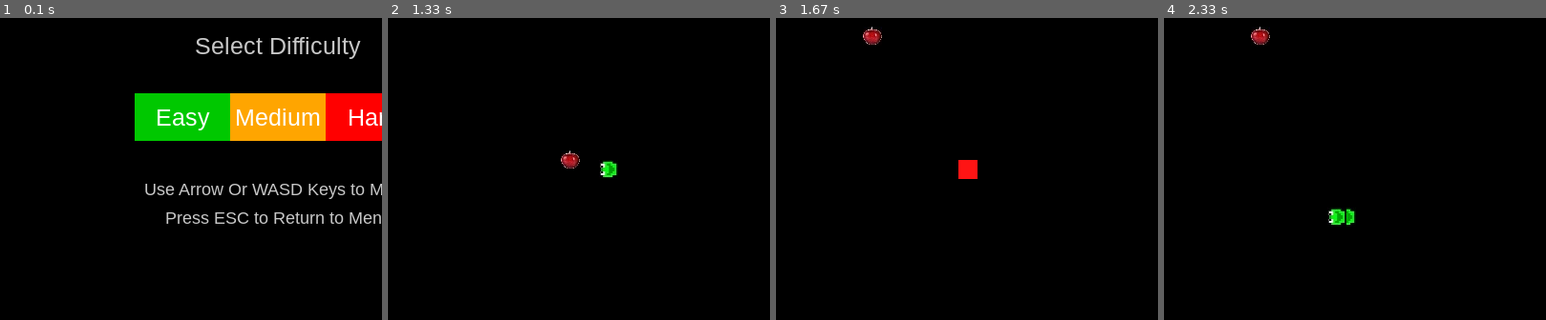
Above: before the commit, frames 1-4 (left to right).
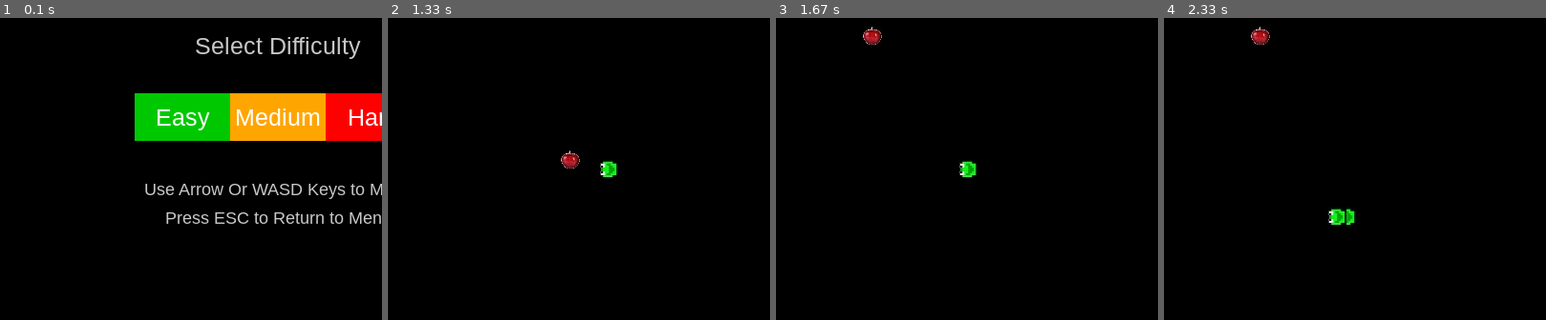
Above: after the commit, the same moments.

Repository: Matin-python/Snake-Game-Pygame
Game: pygame game, started from snake.py
Same seed, same stepped clock (60 frames per second), same inputs: the game is played once before the commit and once after it.
Inputs (mouse positions are % of the whole screen's width and height, from its top left):
- Up to frame 1 (0.1 s): no input
- Up to frame 2 (1.33 s): click "Easy" at 0.38 s; hold W 0.67-1.2 s; hold Left 0.67-1.2 s; move the mouse to (63, 22) at 0.7 s
- Up to frame 3 (1.67 s): no input
- Up to frame 4 (2.33 s): hold Down 1.8-2.27 s; hold A from 2.3 s (still down)
The pictures show only the part of the screen within x 14-64%, y 26-76%; the shares and areas given below are measured in that part.

Frames 1-2 are identical in both runs. In frame 3, 0.3% of the frame differs, in the area x 47-53%, y 47-54%; in frame 4, nothing differs.

Commit message:
Update snake.py

Diff:
--- a/snake.py
+++ b/snake.py
@@ -1,3 +1,12 @@
+"""
+Snake Game
+
+Author: Mohammad Reza Bakhshandeh
+Year: 2026
+
+A classic Snake game built with Python and Pygame.
+"""
+
 import pygame
 import random
 import os
@@ -28,9 +37,11 @@
 GRAY = (200, 200, 200)
 
 SCREEN_WIDTH = 800
-SCREEN_HIGHT = 640
-
-SCREEN = pygame.display.set_mode((SCREEN_WIDTH,SCREEN_HIGHT))
+SCREEN_HEIGHT = 640
+
+GRID_SIZE = 10
+
+SCREEN = pygame.display.set_mode((SCREEN_WIDTH,SCREEN_HEIGHT))
 clock = pygame.time.Clock()
 
 # difficulty levels
@@ -47,6 +58,7 @@
 }
 
 class Snake:
+    """Represents the player-controlled snake."""
     def __init__(self):
         self.size = 20
 
@@ -58,29 +70,30 @@
         self.snake_difficulty = 'easy'
 
         self.loc_x = SCREEN_WIDTH // 2
-        self.loc_y = SCREEN_HIGHT // 2
+        self.loc_y = SCREEN_HEIGHT // 2
 
         self.x_change = 0
         self.y_change = 0
 
-    def update(self, userInput):
-        if userInput[pygame.K_w] or userInput[pygame.K_UP]:
-            self.y_change = -10
+    def update(self, user_input):
+        """Update the snake's position based on keyboard input."""
+        if user_input[pygame.K_w] or user_input[pygame.K_UP]:
+            self.y_change = -GRID_SIZE
             self.x_change = 0
             self.snake_direction = DIRECTIONS["UP"]
 
-        if userInput[pygame.K_a] or userInput[pygame.K_LEFT]:
-            self.x_change = -10
+        if user_input[pygame.K_a] or user_input[pygame.K_LEFT]:
+            self.x_change = -GRID_SIZE
             self.y_change = 0
             self.snake_direction = DIRECTIONS["LEFT"]
 
-        if userInput[pygame.K_s] or userInput[pygame.K_DOWN]:
-            self.y_change = 10
+        if user_input[pygame.K_s] or user_input[pygame.K_DOWN]:
+            self.y_change = GRID_SIZE
             self.x_change = 0
             self.snake_direction = DIRECTIONS["DOWN"]
 
-        if userInput[pygame.K_d] or userInput[pygame.K_RIGHT]:
-            self.x_change = 10
+        if user_input[pygame.K_d] or user_input[pygame.K_RIGHT]:
+            self.x_change = GRID_SIZE
             self.y_change = 0
             self.snake_direction = DIRECTIONS["RIGHT"]
 
@@ -93,11 +106,11 @@
         if len(self.snake_loc) > self.snake_len:
             del self.snake_loc[0]
 
-    def eat(self, SCREEN, food):
+    def eat(self, food):
+        """Increase the snake length and score when food is collected."""
         snake_rect = pygame.Rect(self.snake_loc[-1][0], self.snake_loc[-1][1], self.size , self.size)
         rand_food = pygame.Rect(food.loc_x, food.loc_y, food.size, food.size)
         if snake_rect.colliderect(rand_food):
-            pygame.draw.rect(SCREEN, (255,20,20), snake_rect)
             food.update()
             self.snake_len += 1
             self.snake_score += 1
@@ -107,9 +120,9 @@
         draw_text("Score= " + str(self.snake_score), font, RED, 70, 20)
         draw_text("Difficulty= " + str(self.snake_difficulty), font, RED, SCREEN_WIDTH-100, 20)
         pygame.draw.line(SCREEN, RED, (0,40), (SCREEN_WIDTH,40), 5)
-        pygame.draw.line(SCREEN, RED, (0,40), (0, SCREEN_HIGHT), 5)
-        pygame.draw.line(SCREEN, RED, (SCREEN_WIDTH-2,40), (SCREEN_WIDTH-2,SCREEN_HIGHT), 5)
-        pygame.draw.line(SCREEN, RED, (0, SCREEN_HIGHT-2), (SCREEN_WIDTH,SCREEN_HIGHT-2), 5)
+        pygame.draw.line(SCREEN, RED, (0,40), (0, SCREEN_HEIGHT), 5)
+        pygame.draw.line(SCREEN, RED, (SCREEN_WIDTH-2,40), (SCREEN_WIDTH-2,SCREEN_HEIGHT), 5)
+        pygame.draw.line(SCREEN, RED, (0, SCREEN_HEIGHT-2), (SCREEN_WIDTH,SCREEN_HEIGHT-2), 5)
         for x,y in (self.snake_loc):
 
             main_rect = pygame.Rect(x, y, self.size , self.size)
@@ -119,19 +132,19 @@
     def die(self):
         global game_over
         if self.snake_loc[-1][0] >= SCREEN_WIDTH-23 or self.snake_loc[-1][0] <= 2 \
-        or self.snake_loc[-1][1] >= SCREEN_HIGHT-23 or self.snake_loc[-1][1] <= 48:
+        or self.snake_loc[-1][1] >= SCREEN_HEIGHT-23 or self.snake_loc[-1][1] <= 48:
             game_over = True
 
 
 class Food:
     def __init__(self):
         self.size = 20
-        self.loc_x = random.randrange(40, SCREEN_WIDTH-40, 10)
-        self.loc_y = random.randrange(50, SCREEN_HIGHT-40, 10)
+        self.loc_x = random.randrange(40, SCREEN_WIDTH-40, GRID_SIZE)
+        self.loc_y = random.randrange(50, SCREEN_HEIGHT-40, GRID_SIZE)
 
     def update(self):
-        self.loc_x = random.randrange(40, SCREEN_WIDTH-40, 10)
-        self.loc_y = random.randrange(50, SCREEN_HIGHT-40, 10)
+        self.loc_x = random.randrange(40, SCREEN_WIDTH-40, GRID_SIZE)
+        self.loc_y = random.randrange(50, SCREEN_HEIGHT-40, GRID_SIZE)
 
     def draw(self, SCREEN):
         SCREEN.blit(FOOD, (self.loc_x, self.loc_y))
@@ -142,7 +155,7 @@
     SCREEN.blit(screen_text, screen_rect)
 
 def draw_button(text, x, y, w, h, color, hover_color):
-    """draw_button"""
+    """Draw an interactive button."""
     mouse = pygame.mouse.get_pos()
     click = pygame.mouse.get_pressed()
 
@@ -160,7 +173,8 @@
 
     return False
 
-def Game(difficulty):
+def game(difficulty):
+    """Run the main game loop."""
     run = True
     player = Snake()
     food = Food()
@@ -174,28 +188,28 @@
     while run:
         if game_over:
             SCREEN.fill(BLACK)
-            draw_text("GAME OVER!", title_font, RED, SCREEN_WIDTH/2, SCREEN_HIGHT/2-70)
-            draw_text(f"Final Score: {player.snake_score}", font, WHITE, SCREEN_WIDTH/2, SCREEN_HIGHT/2 -30)
-
-            if draw_button("Play Again", SCREEN_WIDTH/2-130, SCREEN_HIGHT/2, 120, 50, GREEN, DARK_GREEN):
-                Game(difficulty)
-            if draw_button("Menu", SCREEN_WIDTH/2+10, SCREEN_HIGHT/2, 120, 50, BLUE, (0, 0, 200)):
-                Game(menu())
+            draw_text("GAME OVER!", title_font, RED, SCREEN_WIDTH/2, SCREEN_HEIGHT/2-70)
+            draw_text(f"Final Score: {player.snake_score}", font, WHITE, SCREEN_WIDTH/2, SCREEN_HEIGHT/2 -30)
+
+            if draw_button("Play Again", SCREEN_WIDTH/2-130, SCREEN_HEIGHT/2, 120, 50, GREEN, DARK_GREEN):
+                game(difficulty)
+            if draw_button("Menu", SCREEN_WIDTH/2+10, SCREEN_HEIGHT/2, 120, 50, BLUE, (0, 0, 200)):
+                game(menu())
 
             for event in pygame.event.get():
                 if event.type == pygame.QUIT:
                     run = False
                 if event.type == pygame.KEYDOWN:
-                    Game(difficulty)
+                    game(difficulty)
 
         else:
             SCREEN.fill(BLACK)
 
-            userInput = pygame.key.get_pressed()
-
-            player.update(userInput)
+            user_input = pygame.key.get_pressed()
+
+            player.update(user_input)
             player.draw(SCREEN)
-            player.eat(SCREEN, food)
+            player.eat(food)
             player.die()
 
             food.draw(SCREEN)
@@ -218,12 +232,12 @@
         # title
         draw_text(" SNAKE ", title_font, GREEN, SCREEN_WIDTH/2, 150)
 
-        # bottoms
-        if draw_button("Easy", SCREEN_WIDTH/2 -150, SCREEN_HIGHT/2 -70, 100, 50, GREEN, DARK_GREEN):
+        # buttons
+        if draw_button("Easy", SCREEN_WIDTH/2 -150, SCREEN_HEIGHT/2 -70, 100, 50, GREEN, DARK_GREEN):
             return 'easy'
-        if draw_button("Medium", SCREEN_WIDTH/2 -50, SCREEN_HIGHT/2 -70, 100, 50, ORANGE, YELLOW):
+        if draw_button("Medium", SCREEN_WIDTH/2 -50, SCREEN_HEIGHT/2 -70, 100, 50, ORANGE, YELLOW):
             return 'medium'
-        if draw_button("Hard", SCREEN_WIDTH/2 +50, SCREEN_HIGHT/2 -70, 100, 50, RED, (200, 0, 0)):
+        if draw_button("Hard", SCREEN_WIDTH/2 +50, SCREEN_HEIGHT/2 -70, 100, 50, RED, (200, 0, 0)):
             return 'hard'
 
         draw_text("Select Difficulty", font, GRAY, SCREEN_WIDTH/2, 200)
@@ -238,4 +252,4 @@
             if event.type == pygame.QUIT:
                 pygame.quit()
 
-Game(menu())
+game(menu())
